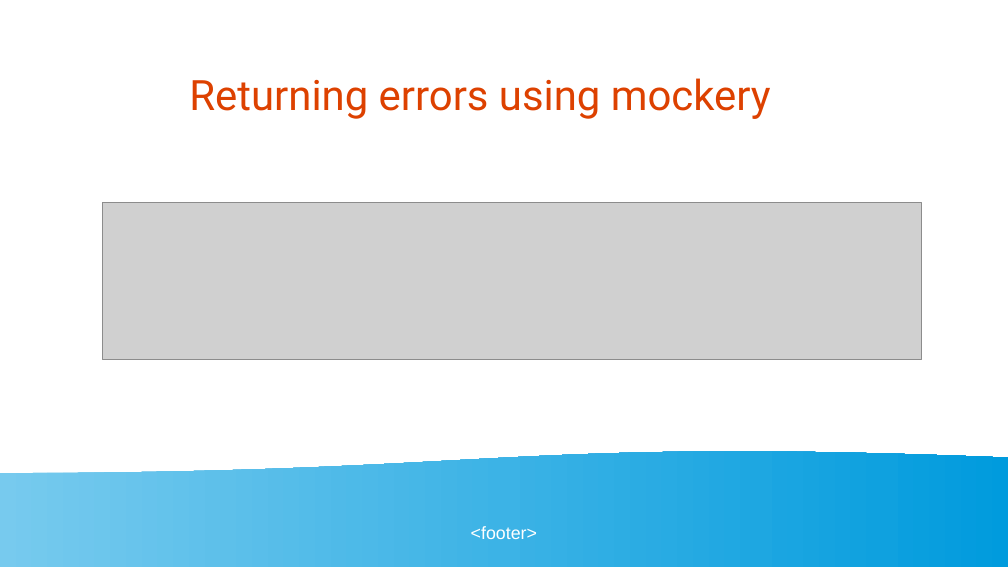
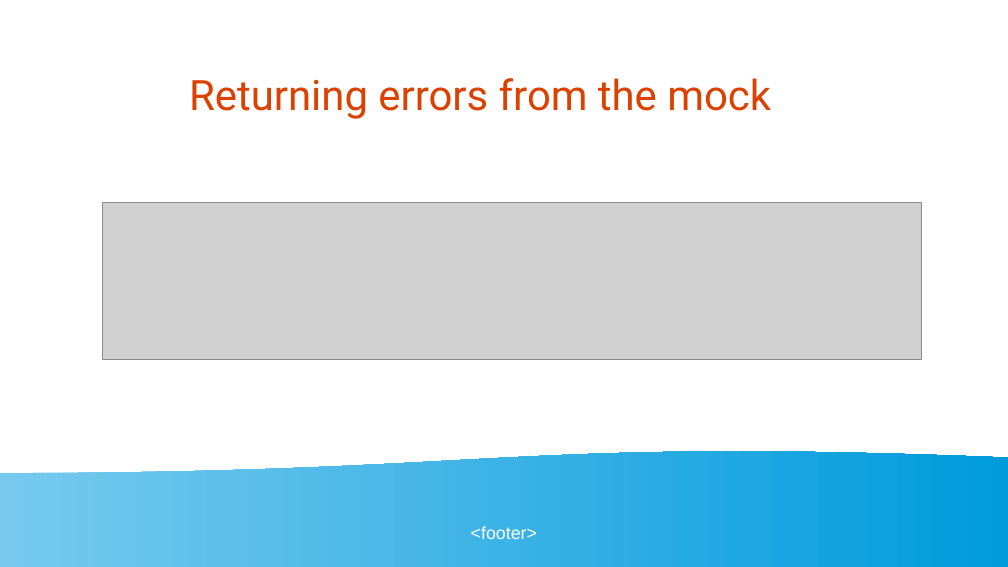
Before and after one commit to golangbot/gophercon-uk-2025-talk, a slide deck: slide 47 of Presentation.odp. Drawn at 1008x567 pixels with LibreOffice and Linux fonts; fonts in the diff are those of the drawing; grey boxes stand for pictures. Boxes give left, top, right and bottom in pixels: in the first picture for what was removed or moved away, otherwise in the second. Text is boxed around its words. In the diff, an @@ line names an element or a change of style, - is before the commit and + after.

Commit message:
update ppt

```diff
--- a/Presentation.odp
+++ b/Presentation.odp
@@ title at (x1=189, y1=78, x2=771, y2=119): text changed @@
-Returning errors using mockery
+Returning errors from the mock
```
Also in this commit, not shown: 1 other slide changed, 1 slide added, 1 slide removed, 1 other file.
